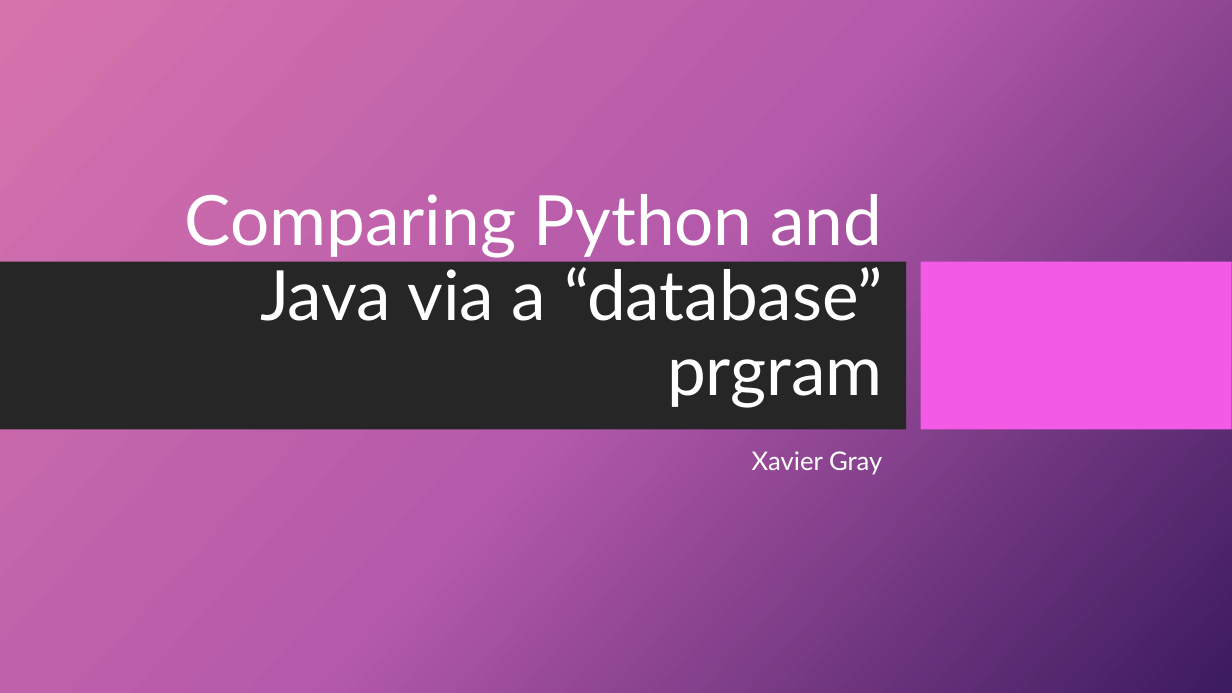
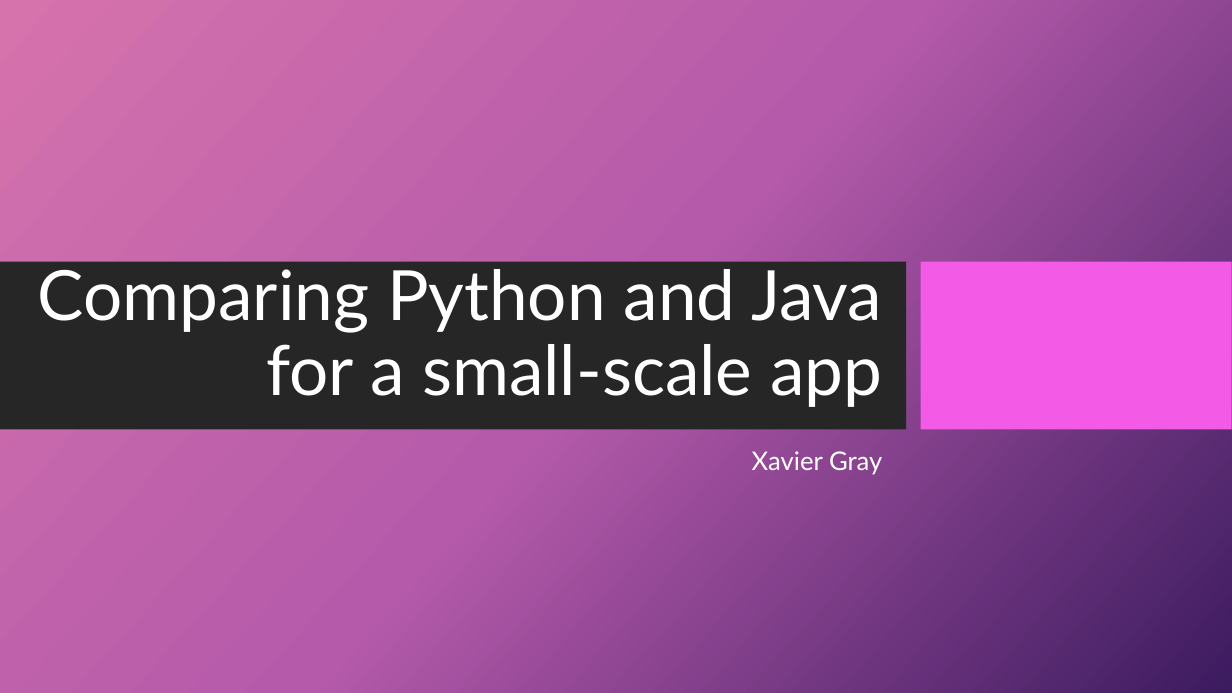
Before and after one commit to SaltyLightning/PythonFinalProject, a slide deck: slide 1 of Presentation.pptx. Drawn at 1232x693 pixels with LibreOffice and Linux fonts; fonts in the diff are those of the drawing; background and template pictures are left out. Boxes give left, top, right and bottom in pixels: in the first picture for what was removed or moved away, otherwise in the second. Text is boxed around its words. In the diff, an @@ line names an element or a change of style, - is before the commit and + after.

```diff
--- a/Presentation.pptx
+++ b/Presentation.pptx
@@ title at [38,260,882,407]: text changed @@
-Comparing Python and Java via a “database” prgram
+Comparing Python and Java for a small-scale app
```
Also in this commit, not shown: 3 other slides changed, 6 slides added, 7 other files.
